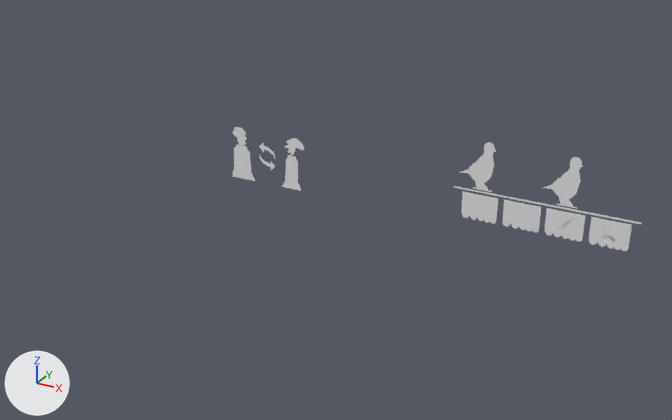
Two versions of the Blender file Desi Y Ofelia/Assets/lvl3wall.blend, one commit apart.
Before and after are seen from a camera (50 mm lens) standing at (52.8, -79.1, 49.2) and looking at (6.1, 5.8, 6.8). The axes (+X, +Y, +Z) are drawn at lower left. The lights are the same throughout.

Objects in the first picture: 'hintBird', 'hintIdol'.
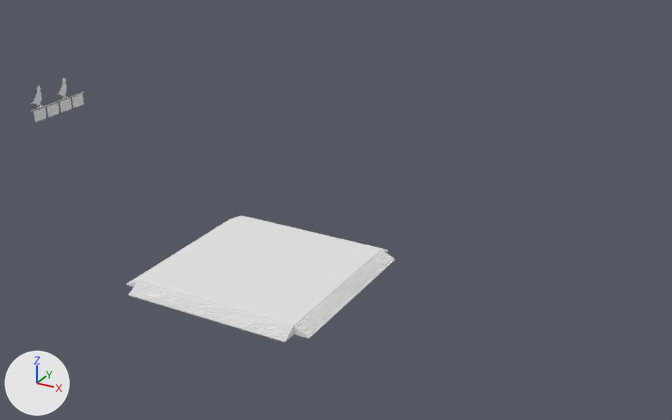
What changed in the scene script:
```text
Change me_plane:
    used by ob_hintbird; location = (132.62, 26.99, -1.42); rotation_euler = (4.712, 0.0, 1.571), in degrees (270, 0, 90); scale = (1.86, 1.0, 1.0)
    remove me_plane.from_pydata(...)  # 1890 vertices, 21 faces; spans x -2.3, y -13.1..-2.5, z 96.0..119.0
    add me_plane.from_pydata(...)  # 1890 vertices, 21 faces; spans x 0.5, y -8.4..2.2, z -12.0..11.0
    me_plane part 1: the loose piece of 6 vertices spanning x -2.3, y -6.6..-6.4, z 96.0..119.0 is moved by (2.9, 4.7, -108.0), in mat_string (white #e7e7e7)
    me_plane part 2: the loose piece of 386 vertices spanning x -2.3, y -6.1..-2.5, z 113.0..117.8 is moved by (2.9, 4.7, -108.0)
    me_plane part 3: the loose piece of 363 vertices spanning x -2.3, y -6.1..-2.5, z 107.6..112.4 is moved by (2.9, 4.7, -108.0)
    me_plane part 4: a new loose piece of 386 vertices spanning x 0.5, y -1.4..2.2, z -5.7..-1.0
    me_plane part 5: a new loose piece of 363 vertices spanning x 0.5, y -1.4..2.2, z -11.1..-6.3
    me_plane part 6: a new loose piece of 193 vertices spanning x 0.5, y -8.4..-2.0, z 5.8..10.4
    me_plane part 7: a new loose piece of 193 vertices spanning x 0.5, y -8.4..-2.0, z -4.7..-0.1
    me_plane part 8: 6 loose pieces with 1135 vertices, spanning x -2.3, y -13.1..-2.5, z 96.9..118.4, are deleted
    add me_plane.materials.append(mat_birdbeak)  # white #e7e7e7
    add me_plane.materials.append(mat_birdbody)  # white #e7e7e7
    add me_plane.materials.append(mat_birdfeet)  # white #e7e7e7
    add me_plane.materials.append(mat_checkgreen)  # white #e7e7e7
    add me_plane.materials.append(mat_xred)  # white #e7e7e7
    add me_plane.materials.append(mat_string)  # white #e7e7e7
    add me_plane.materials.append(mat_lvl3hintbannerred)  # white #e7e7e7
    add me_plane.materials.append(mat_lvl3hintbannergreen)  # white #e7e7e7
    add me_plane.materials.append(mat_lvl3hintbanneryellow)  # white #e7e7e7
    add me_plane.materials.append(mat_lvl3hintbannerblue)  # white #e7e7e7
Change ob_hintidol:
    add ob_hintidol.hide_viewport = True
Change ob_hintbird:
    ob_hintbird.location: (132.62, 26.99, -1.42) -> (-29.62, 0.78, 14.82)
    ob_hintbird.rotation_euler: (4.712, 0.0, 1.571) -> (4.712, 0.0, 3.142)  # degrees (270, 0, 90) -> degrees (270, 0, 180)
    ob_hintbird.scale: (1.86, 1.0, 1.0) -> (0.743, 0.4, 0.4)
Change ob_platform:
    remove ob_platform.hide_viewport = True
```

Boxes [x1, y1, x2, y2] around the edits, measured in the pictures (672 x 420 px; the box of a moved part takes in the faces that stretch with it):
'Platform', shown
    after: [126, 216, 395, 342]
'hintBird', reshaped, moved, turned, rescaled
    before: [454, 142, 641, 251]
    after: [31, 78, 84, 122]
'hintIdol', hidden
    before: [233, 127, 304, 191]
part 1 of me_plane, moved or reshaped
    before: [454, 186, 641, 224]
    after: [32, 92, 84, 111]
part 2 of me_plane, moved or reshaped
    before: [461, 191, 498, 224]
    after: [34, 108, 46, 122]
part 3 of me_plane, moved or reshaped
    before: [502, 200, 541, 233]
    after: [47, 103, 59, 117]
part 4 of me_plane, added
    after: [60, 98, 72, 113]
part 5 of me_plane, added
    after: [72, 94, 84, 108]
part 6 of me_plane, added
    after: [31, 86, 43, 108]
part 7 of me_plane, added
    after: [57, 78, 67, 99]
part 8 of me_plane, deleted
    before: [460, 142, 632, 251]
